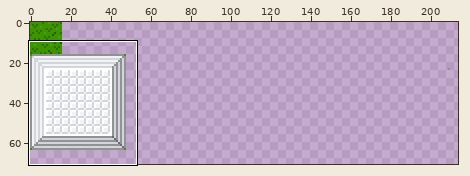
Sprite sheet -- assets/tileset.png. The first picture is a wide view before the edit; the outline marks the close-up.
Close-up. Before:
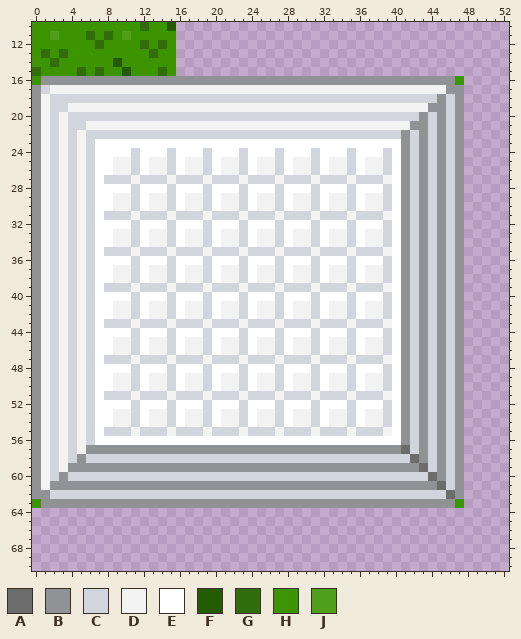
The file is 640x400 pixels. Shown: x 0..52, y 10..70. The wide view leaves out empty margins.
Palette (. is transparent): A #6c6c6c  B #909296  C #d2d5db  D #f3f3f3  E #ffffff  F #245a00  G #326d0b  H #3b9400  J #4f9f1a
Pixels before (only the part around the change), first column x 0:
10 HHHHHHHHHHHHGHHF.....................................
11 HHJHHHGHGHJHHHHH.....................................
12 HHHHHHHGHHHHGHGH.....................................
13 HGHGHHHHHHHHHGHH.....................................
14 HHGHHHHHHFHHHHHH.....................................
15 GHHHHGHGHHFHHHGH.....................................
16 HBBBBBBBBBBBBBBBBBBBBBBBBBBBBBBBBBBBBBBBBBBBBBBH.....
17 BCDDDDDDDDDDDDDDDDDDDDDDDDDDDDDDDDDDDDDDDDDDDDBB.....
18 BDCCCCCCCCCCCCCCCCCCCCCCCCCCCCCCCCCCCCCCCCCCCBCB.....
19 BDCCDDDDDDDDDDDDDDDDDDDDDDDDDDDDDDDDDDDDDDDDBBCB.....
20 BDCDCCCCCCCCCCCCCCCCCCCCCCCCCCCCCCCCCCCCCCCBCBCB.....
21 BDCDCCDDDDDDDDDDDDDDDDDDDDDDDDDDDDDDDDDDDDBBCBCB.....
22 BDCDCDCCCCCCCCCCCCCCCCCCCCCCCCCCCCCCCCCCCBCBCBCB.....
23 BDCDCDCEEEEEEEEEEEEEEEEEEEEEEEEEEEEEEEEEEBCBCBCB.....
24 BDCDCDCEEEECEEECEEECEEECEEECEEECEEECEEECEBCBCBCB.....
25 BDCDCDCEEDDCEDDCEDDCEDDCEDDCEDDCEDDCEDDCEBCBCBCB.....
26 BDCDCDCEEDDCEDDCEDDCEDDCEDDCEDDCEDDCEDDCEBCBCBCB.....
27 BDCDCDCECCCDCCCDCCCDCCCDCCCDCCCDCCCDCCCDEBCBCBCB.....
28 BDCDCDCEEEECEEECEEECEEECEEECEEECEEECEEECEBCBCBCB.....
29 BDCDCDCEEDDCEDDCEDDCEDDCEDDCEDDCEDDCEDDCEBCBCBCB.....
30 BDCDCDCEEDDCEDDCEDDCEDDCEDDCEDDCEDDCEDDCEBCBCBCB.....
31 BDCDCDCECCCDCCCDCCCDCCCDCCCDCCCDCCCDCCCDEBCBCBCB.....
32 BDCDCDCEEEECEEECEEECEEECEEECEEECEEECEEECEBCBCBCB.....
33 BDCDCDCEEDDCEDDCEDDCEDDCEDDCEDDCEDDCEDDCEBCBCBCB.....
34 BDCDCDCEEDDCEDDCEDDCEDDCEDDCEDDCEDDCEDDCEBCBCBCB.....
35 BDCDCDCECCCDCCCDCCCDCCCDCCCDCCCDCCCDCCCDEBCBCBCB.....
36 BDCDCDCEEEECEEECEEECEEECEEECEEECEEECEEECEBCBCBCB.....
37 BDCDCDCEEDDCEDDCEDDCEDDCEDDCEDDCEDDCEDDCEBCBCBCB.....
38 BDCDCDCEEDDCEDDCEDDCEDDCEDDCEDDCEDDCEDDCEBCBCBCB.....
39 BDCDCDCECCCDCCCDCCCDCCCDCCCDCCCDCCCDCCCDEBCBCBCB.....
40 BDCDCDCEEEECEEECEEECEEECEEECEEECEEECEEECEBCBCBCB.....
41 BDCDCDCEEDDCEDDCEDDCEDDCEDDCEDDCEDDCEDDCEBCBCBCB.....
42 BDCDCDCEEDDCEDDCEDDCEDDCEDDCEDDCEDDCEDDCEBCBCBCB.....
43 BDCDCDCECCCDCCCDCCCDCCCDCCCDCCCDCCCDCCCDEBCBCBCB.....
44 BDCDCDCEEEECEEECEEECEEECEEECEEECEEECEEECEBCBCBCB.....
45 BDCDCDCEEDDCEDDCEDDCEDDCEDDCEDDCEDDCEDDCEBCBCBCB.....
46 BDCDCDCEEDDCEDDCEDDCEDDCEDDCEDDCEDDCEDDCEBCBCBCB.....
47 BDCDCDCECCCDCCCDCCCDCCCDCCCDCCCDCCCDCCCDEBCBCBCB.....
48 BDCDCDCEEEECEEECEEECEEECEEECEEECEEECEEECEBCBCBCB.....
49 BDCDCDCEEDDCEDDCEDDCEDDCEDDCEDDCEDDCEDDCEBCBCBCB.....
50 BDCDCDCEEDDCEDDCEDDCEDDCEDDCEDDCEDDCEDDCEBCBCBCB.....
51 BDCDCDCECCCDCCCDCCCDCCCDCCCDCCCDCCCDCCCDEBCBCBCB.....
52 BDCDCDCEEEECEEECEEECEEECEEECEEECEEECEEECEBCBCBCB.....
53 BDCDCDCEEDDCEDDCEDDCEDDCEDDCEDDCEDDCEDDCEBCBCBCB.....
54 BDCDCDCEEDDCEDDCEDDCEDDCEDDCEDDCEDDCEDDCEBCBCBCB.....
55 BDCDCDCECCCDCCCDCCCDCCCDCCCDCCCDCCCDCCCDEBCBCBCB.....
56 BDCDCDCEEEEEEEEEEEEEEEEEEEEEEEEEEEEEEEEEEBCBCBCB.....
57 BDCDCDBBBBBBBBBBBBBBBBBBBBBBBBBBBBBBBBBBBACBCBCB.....
58 BDCDCBCCCCCCCCCCCCCCCCCCCCCCCCCCCCCCCCCCCCABCBCB.....
59 BDCDBBBBBBBBBBBBBBBBBBBBBBBBBBBBBBBBBBBBBBBACBCB.....
60 BDCBCCCCCCCCCCCCCCCCCCCCCCCCCCCCCCCCCCCCCCCCABCB.....
61 BDBBBBBBBBBBBBBBBBBBBBBBBBBBBBBBBBBBBBBBBBBBBACB.....
62 BBCCCCCCCCCCCCCCCCCCCCCCCCCCCCCCCCCCCCCCCCCCCCAB.....
63 HBBBBBBBBBBBBBBBBBBBBBBBBBBBBBBBBBBBBBBBBBBBBBBH.....
64 .....................................................
65 .....................................................
66 .....................................................
67 .....................................................
68 .....................................................
69 .....................................................
70 .....................................................
Once edited:
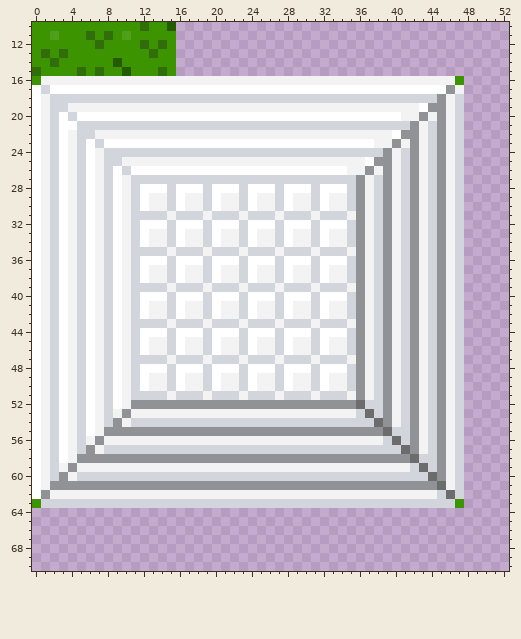
Edits made:
Changed rows in their new state; - is an unchanged pixel.
first column x 0:
16 -DDDDDDDDDDDDDDDDDDDDDDDDDDDDDDDDDDDDDDDDDDDDDD-
17 E-EEEEEEEEEEEEEEEEEEEEEEEEEEEEEEEEEEEEEEEEEEEE-D
18 E---------------------------------------------DC
19 E------------------------------------------E--DC
20 E--E-EEEEEEEEEEEEEEEEEEEEEEEEEEEEEEEEEEEEDD-D-DC
21 E--EE-CCCCCCCCCCCCCCCCCCCCCCCCCCCCCCCCCCCC-D--DC
22 E--EDC-DDDDDDDDDDDDDDDDDDDDDDDDDDDDDDDDDE-BD--DC
23 E--EDCEC------------------------------DDBDBD--DC
24 E--EDCEDCCC-CCC-CCC-CCC-CCC-CCC-CCC-CCCBDCBD--DC
25 E--EDCEDCC-DD--DD--DD--DD--DD--DD--DDEBBDCBD--DC
26 E--EDCEDCECE-EEE-EEE-EEE-EEE-EEE-EEDDB-BDCBD--DC
27 E--EDCED-EDC---C---C---C---C---C---CBD-BDCBD--DC
28 E--EDCEDC-D-------------------------BDCBDCBD--DC
29 E--EDCEDCE--------------------------B-CBDCBD--DC
30 E--EDCEDCE--------------------------B-CBDCBD--DC
31 E--EDCED-EDC------------------------BD-BDCBD--DC
32 E--EDCEDC-D-------------------------BDCBDCBD--DC
33 E--EDCEDCE--------------------------B-CBDCBD--DC
34 E--EDCEDCE--------------------------B-CBDCBD--DC
35 E--EDCED-EDC------------------------BD-BDCBD--DC
36 E--EDCEDC-D-------------------------BDCBDCBD--DC
37 E--EDCEDCE--------------------------B-CBDCBD--DC
38 E--EDCEDCE--------------------------B-CBDCBD--DC
39 E--EDCED-EDC------------------------BD-BDCBD--DC
40 E--EDCEDC-D-------------------------BDCBDCBD--DC
41 E--EDCEDCE--------------------------B-CBDCBD--DC
42 E--EDCEDCE--------------------------B-CBDCBD--DC
43 E--EDCED-EDC------------------------BD-BDCBD--DC
44 E--EDCEDC-D-------------------------BDCBDCBD--DC
45 E--EDCEDCE--------------------------B-CBDCBD--DC
46 E--EDCEDCE--------------------------B-CBDCBD--DC
47 E--EDCED-EDC------------------------BD-BDCBD--DC
48 E--EDCEDC-D-------------------------BDCBDCBD--DC
49 E--EDCEDCE--------------------------B-CBDCBD--DC
50 E--EDCEDCE--------------------------B-CBDCBD--DC
51 E--EDCED-EDC------------------------BD-BDCBD--DC
52 E--EDCEDC-DBBBBBBBBBBBBBBBBBBBBBBBBBACCBDCBD--DC
53 E--EDCEDC-BDD--DD--DD--DD--DD--DD--DCACBDCBD--DC
54 E--EDCEDCB--CCC-CCC-CCC-CCC-CCC-CCC-CCABDCBD--DC
55 E--EDCEDBBBBBBBBBBBBBBBBBBBBBBBBBBBBBBBACCBD--DC
56 E--EDCDBDDDDDDDDDDDDDDDDDDDDDDDDDDDDDDDCACBD--DC
57 E--EDC-DCCCCCCCCCCCCCCCCCCCCCCCCCCCCCCCCC-BD--DC
58 E--ED-BBBBBBBBBBBBBBBBBBBBBBBBBBBBBBBBBBBB-C--DC
59 E----DDDDDDDDDDDDDDDDDDDDDDDDDDDDDDDDDDDDDC---DC
60 E---D-----------------------------------------DC
61 E---------------------------------------------DC
62 E-DDDDDDDDDDDDDDDDDDDDDDDDDDDDDDDDDDDDDDDDDDD--C
63 -CCCCCCCCCCCCCCCCCCCCCCCCCCCCCCCCCCCCCCCCCCCCCC-
Changed places in both close-ups, as pixel boxes (x1, y1, x2, y2):
changed: (32, 76, 464, 508)
